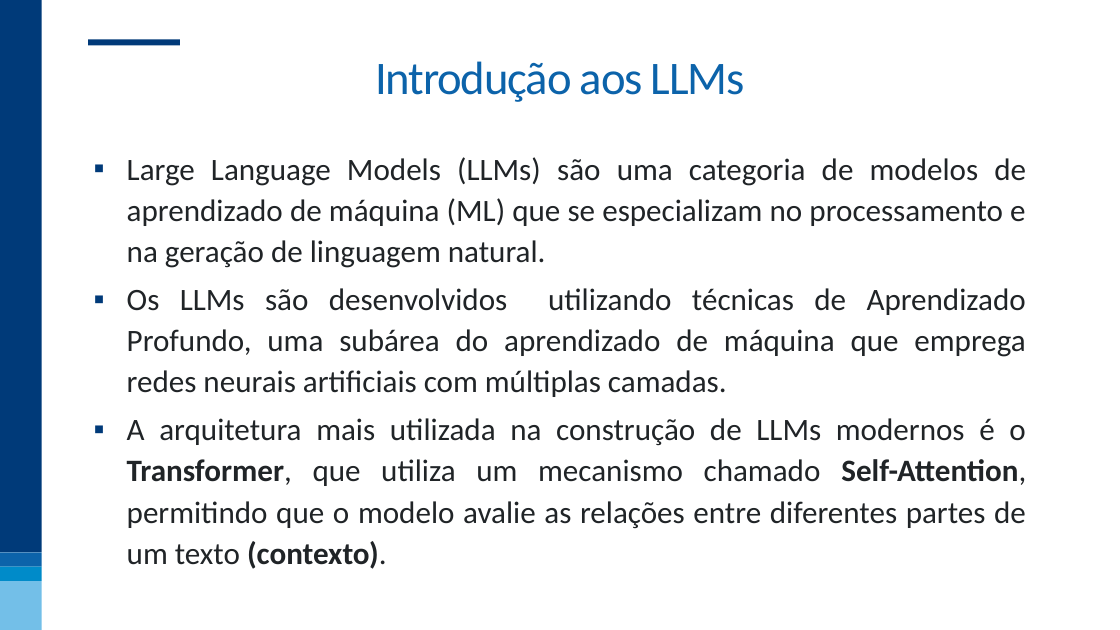
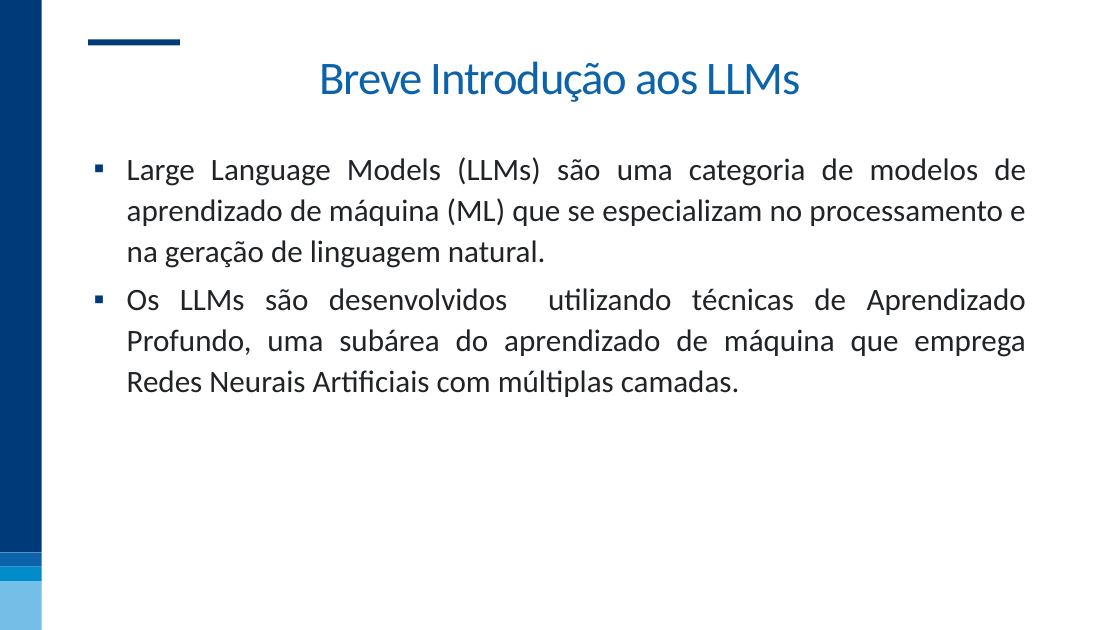
Before and after one commit to nogueira-cavalcante/fgv, a slide deck: slide 3 of MLOps e Versionamento/apresentações/02 - LLMOps e Versionamento.pptx. Drawn at 1120x630 pixels with LibreOffice and Linux fonts; fonts in the diff are those of the drawing; background and template pictures are left out. Boxes give left, top, right and bottom in pixels: in the first picture for what was removed or moved away, otherwise in the second. Text is boxed around its words. In the diff, an @@ line names an element or a change of style, - is before the commit and + after.

```diff
--- a/MLOps e Versionamento/apresentações/02 - LLMOps e Versionamento.pptx
+++ b/MLOps e Versionamento/apresentações/02 - LLMOps e Versionamento.pptx
@@ title at box(319, 61, 801, 102): text changed @@
-Introdução aos LLMs
+Breve Introdução aos LLMs
@@ text at box(127, 288, 1026, 397): text changed @@
-▪ Os LLMs são desenvolvidos utilizando técnicas de Aprendizado Profundo, uma subárea do aprendizado de máquina que emprega redes neurais artificiais com múltiplas camadas.
-▪ A arquitetura mais utilizada na construção de LLMs modernos é o Transformer, que utiliza um mecanismo chamado Self-Attention, permitindo que o modelo avalie as relações entre diferentes partes de um texto (contexto).
+▪ Os LLMs são desenvolvidos utilizando técnicas de Aprendizado Profundo, uma subárea do aprendizado de máquina que emprega Redes Neurais Artificiais com múltiplas camadas.
```
Also in this commit, not shown: 24 other slides changed.
